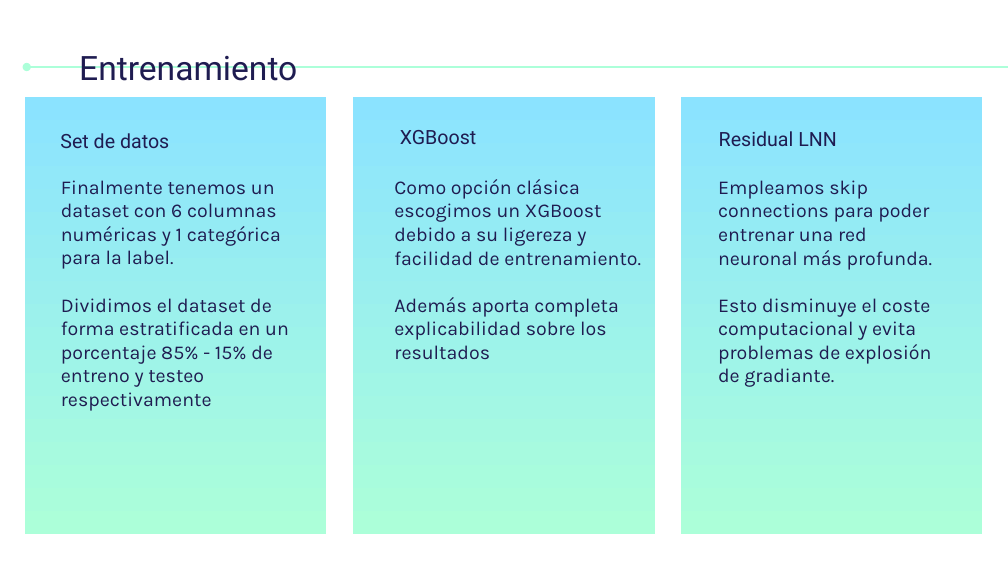
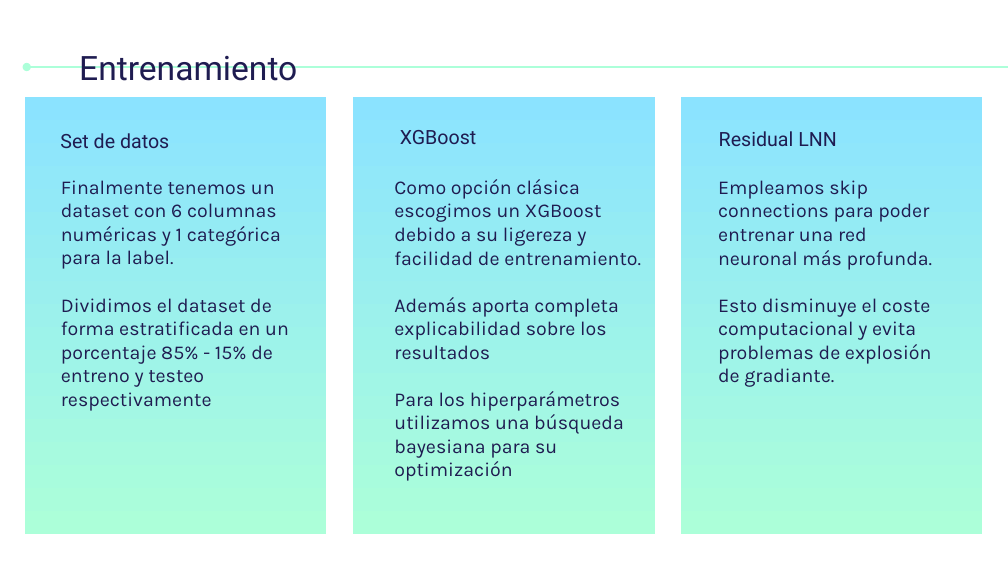
Before and after one commit to AnxoCasal/DDoS-Model-Prediction, a slide deck: slide 10 of Documentación/Presentacion de proyecto.pptx (slide 9 before the commit). Drawn at 1008x567 pixels with LibreOffice and Linux fonts; fonts in the diff are those of the drawing. Boxes give left, top, right and bottom in pixels: in the first picture for what was removed or moved away, otherwise in the second. Text is boxed around its words. In the diff, an @@ line names an element or a change of style, - is before the commit and + after.

```diff
--- a/Documentación/Presentacion de proyecto.pptx
+++ b/Documentación/Presentacion de proyecto.pptx
@@ text at (394, 391, 624, 481): paragraph added @@
+Para los hiperparámetros utilizamos una búsqueda bayesiana para su optimización
```
Also in this commit, not shown: 3 other slides changed, 1 slide added, 1 other file.
